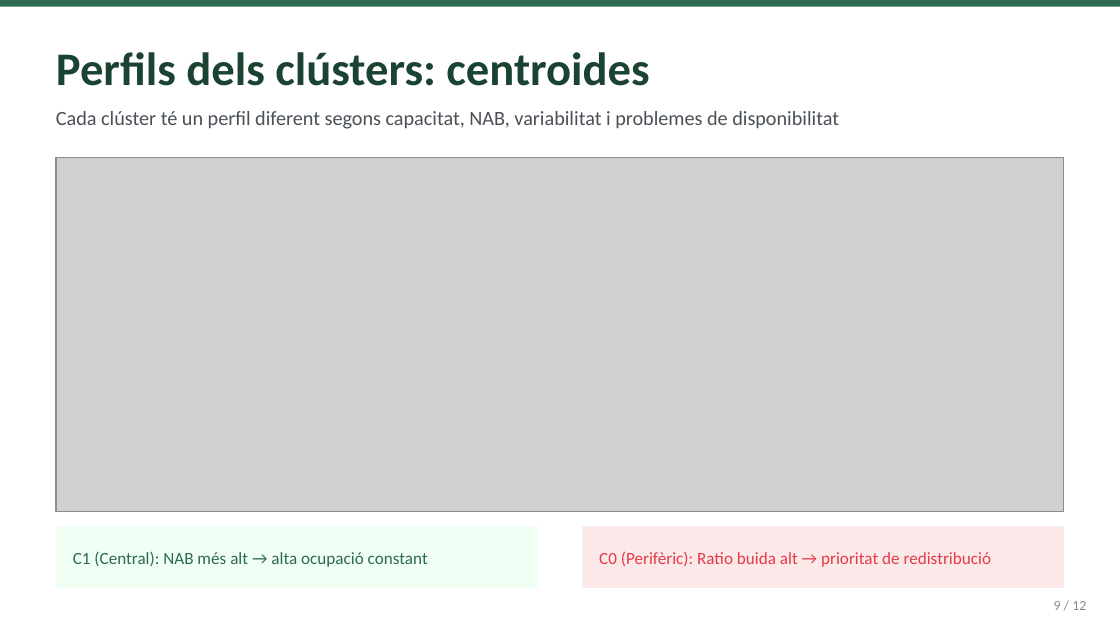
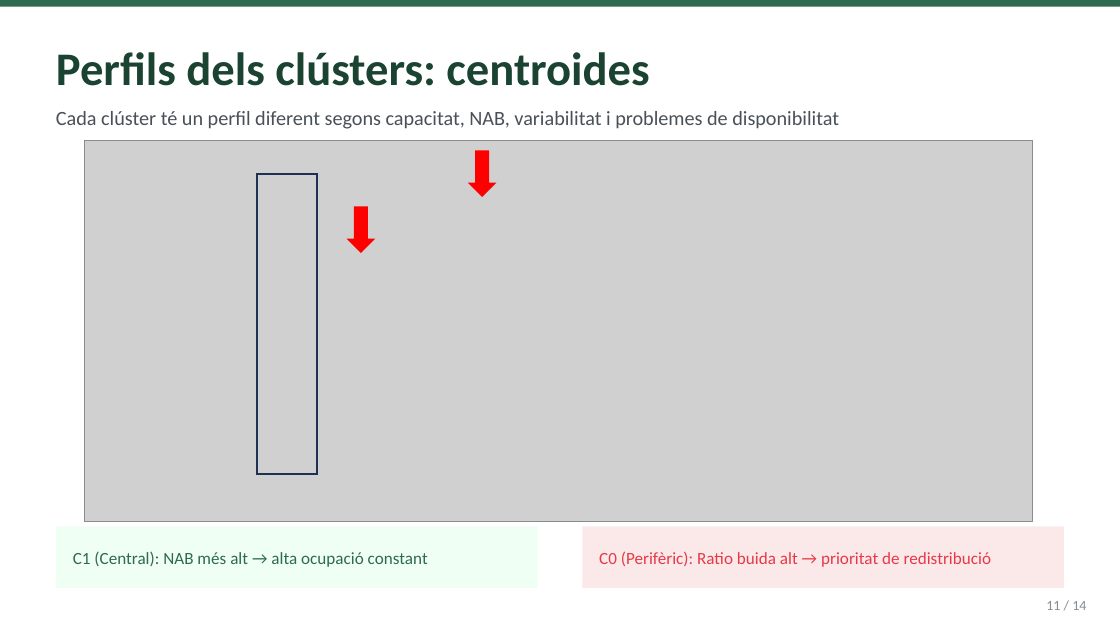
Before and after one commit to VanePla/Projectes-ITCib, a slide deck: slide 11 of SPRINT_13_Projecte_Final/Projecte_bicing.pptx (slide 9 before the commit). Drawn at 1120x630 pixels with LibreOffice and Linux fonts; fonts in the diff are those of the drawing; grey boxes stand for pictures. Boxes give left, top, right and bottom in pixels: in the first picture for what was removed or moved away, otherwise in the second. Text is boxed around its words. In the diff, an @@ line names an element or a change of style, - is before the commit and + after.

```diff
--- a/SPRINT_13_Projecte_Final/Projecte_bicing.pptx
+++ b/SPRINT_13_Projecte_Final/Projecte_bicing.pptx
@@ picture resized from (x1=56, y1=158, x2=1064, y2=513) to (x1=84, y1=140, x2=1033, y2=522) @@
@@ rectangle added at (x1=258, y1=175, x2=318, y2=475), outline #1E3256 1.5 pt @@
@@ down arrow added at (x1=469, y1=151, x2=494, y2=196), fill #FF0000, outline #FF0000 1 pt @@
@@ down arrow added at (x1=348, y1=207, x2=373, y2=252), fill #FF0000, outline #FF0000 1 pt @@
@@ text at (x1=1046, y1=601, x2=1086, y2=610): text changed @@
-9 / 12
+11 / 14
```
Also in this commit, not shown: 9 other slides changed, 2 slides added, 7 other files.
